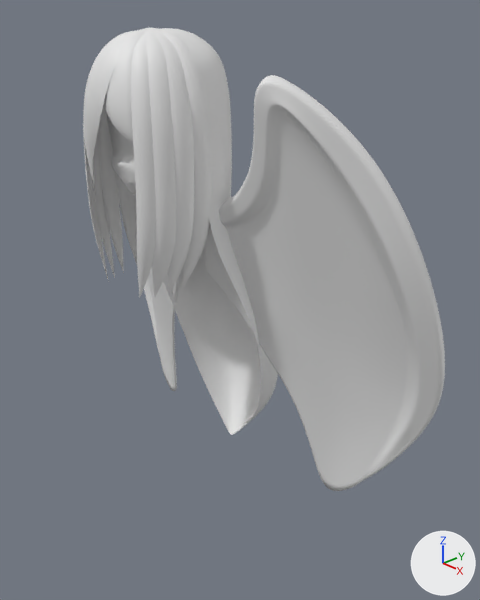
A saved change to the Blender file crystal.blend.
Both versions are drawn from a 50 mm lens placed at (0.788, -0.604, 0.953), pointed at (0.082, 0.056, 0.528). Lighting does not change. The marker at lower right points along +X, +Y and +Z.
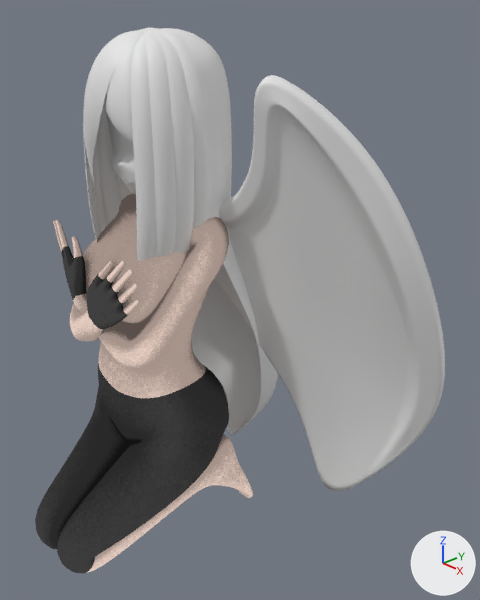
Boxes (x1, y1, x2, y2) around the edits, measured in the pictures (480 x 600 px):
'body.001', added: after (35, 194, 253, 573)

The change, as a list of edits to the scene's bpy script:
```text
Add mat_diffuse:
    mat_diffuse = bpy.data.materials.new('Diffuse')
    # nodes: AmbientOcclusion, BsdfPrincipled, MixRGB, OutputMaterial, ValToRGB, VertexColor
    # colours: black #000000, dark grey #5c5c5c, grey #aaaaaa, white #ffffff, light grey #dadada
Add me_cube_003:
    me_cube_003.from_pydata(...)  # 2029 vertices, 2072 faces; spans x -0.168..0.168, y -0.372..0.111, z 0.516..1.342
    me_cube_003.polygons.foreach_set('use_smooth', [True] * 2072)
    me_cube_003.materials.append(mat_diffuse)
Add ob_body_001:
    ob_body_001 = bpy.data.objects.new('body.001', me_cube_003)
    ob_body_001.location = (0.0, 0.0, -0.298)
    ob_body_001.scale = (0.792, 0.792, 0.792)
    _m = ob_body_001.modifiers.new('Subdivision', 'SUBSURF')
```
